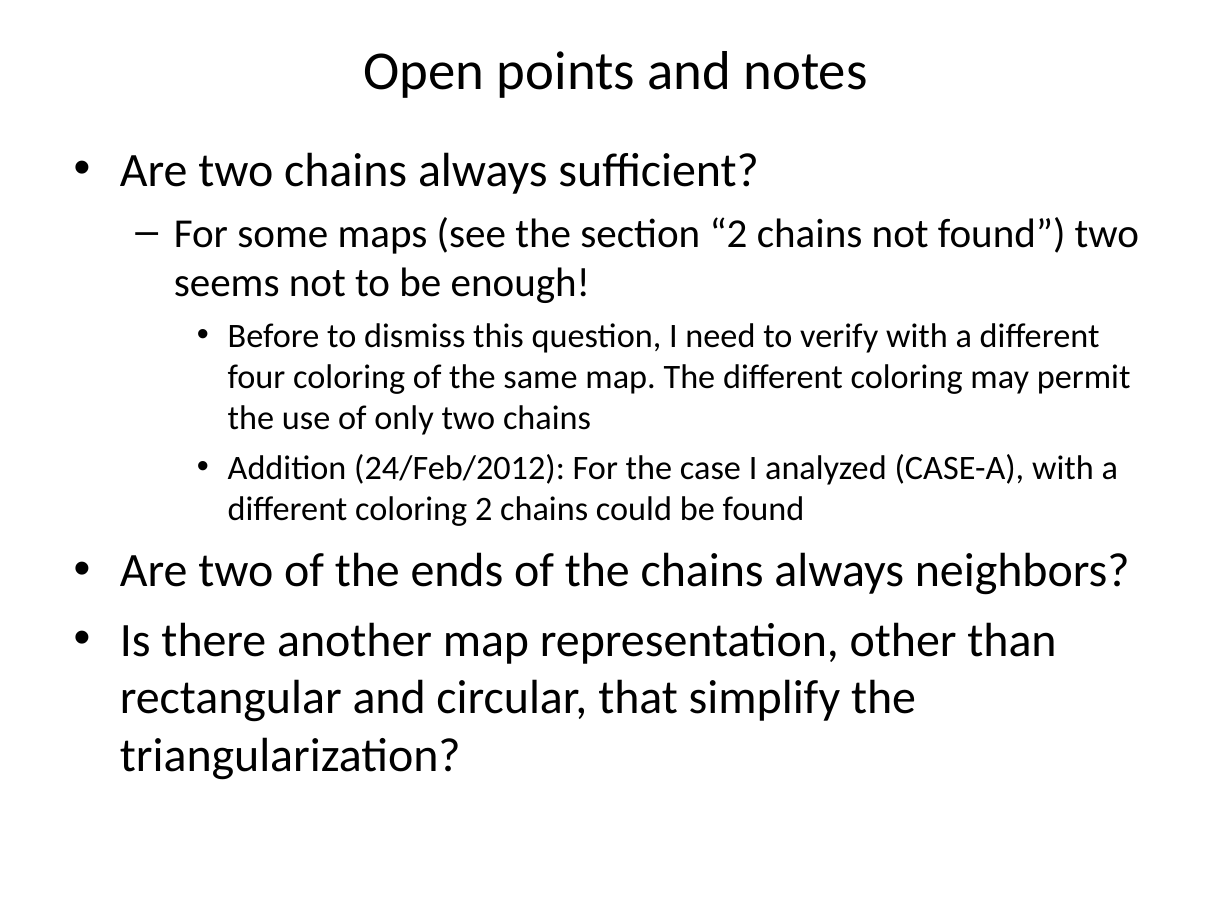
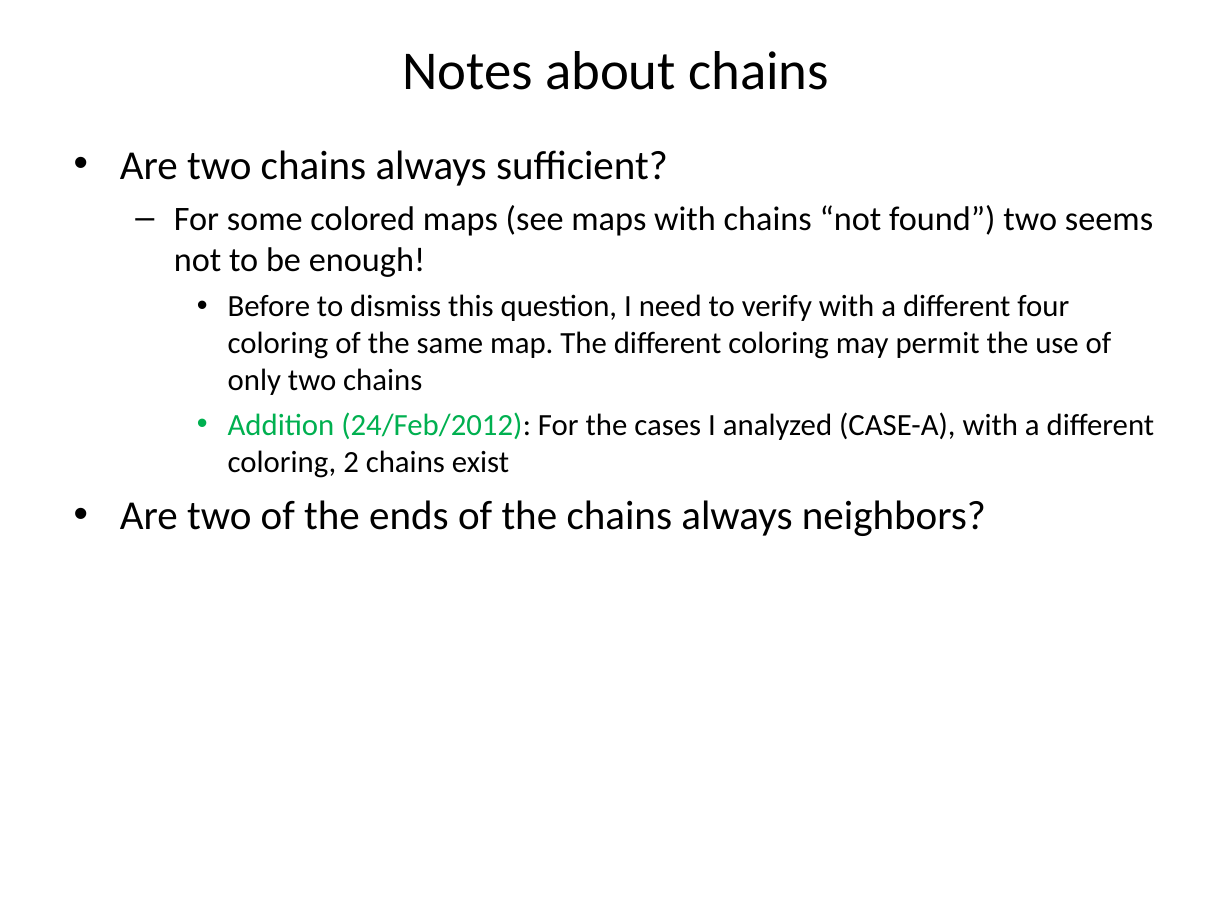
Before and after one commit to stefanutti/maps-coloring-java, a slide deck: slide 4 of ct/ct-docs/cahit-spiral-chains/spiral-chains.ppt. Drawn at 1232x924 pixels with LibreOffice and Linux fonts; fonts in the diff are those of the drawing. Boxes give left, top, right and bottom in pixels: in the first picture for what was removed or moved away, otherwise in the second. Text is boxed around its words. In the diff, an @@ line names an element or a change of style, - is before the commit and + after.

```diff
--- a/ct/ct-docs/cahit-spiral-chains/spiral-chains.ppt
+++ b/ct/ct-docs/cahit-spiral-chains/spiral-chains.ppt
@@ title at [402,51,829,90]: text changed @@
-Open points and notes
+Notes about chains
@@ text at [120,150,1112,536]: size 28 to 24 pt in "Are two chains always sufficient?", "Are two of the ends of the ..."; size 20 to 18 pt in "Before to dismiss this question, I need ..."; less space between paragraphs @@
@@ text at [174,205,1153,277]: text changed; size 24 to 20 pt @@
-  – For some maps (see the section “2 chains not found”) two seems not to be enough!
+  – For some colored maps (see maps with chains “not found”) two seems not to be enough!
@@ text at [228,412,1155,478]: text changed; size 20 to 18 pt @@
-    • Addition (24/Feb/2012): For the case I analyzed (CASE-A), with a different coloring 2 chains could be found
+    • Addition (24/Feb/2012): For the cases I analyzed (CASE-A), with a different coloring, 2 chains exist
@@ text at [120,622,1056,780]: paragraph removed @@
-• Is there another map representation, other than rectangular and circular, that simplify the triangularization?
```
Also in this commit, not shown: 9 other slides changed, 6 slides added, 7 slides removed, 54 other files.
